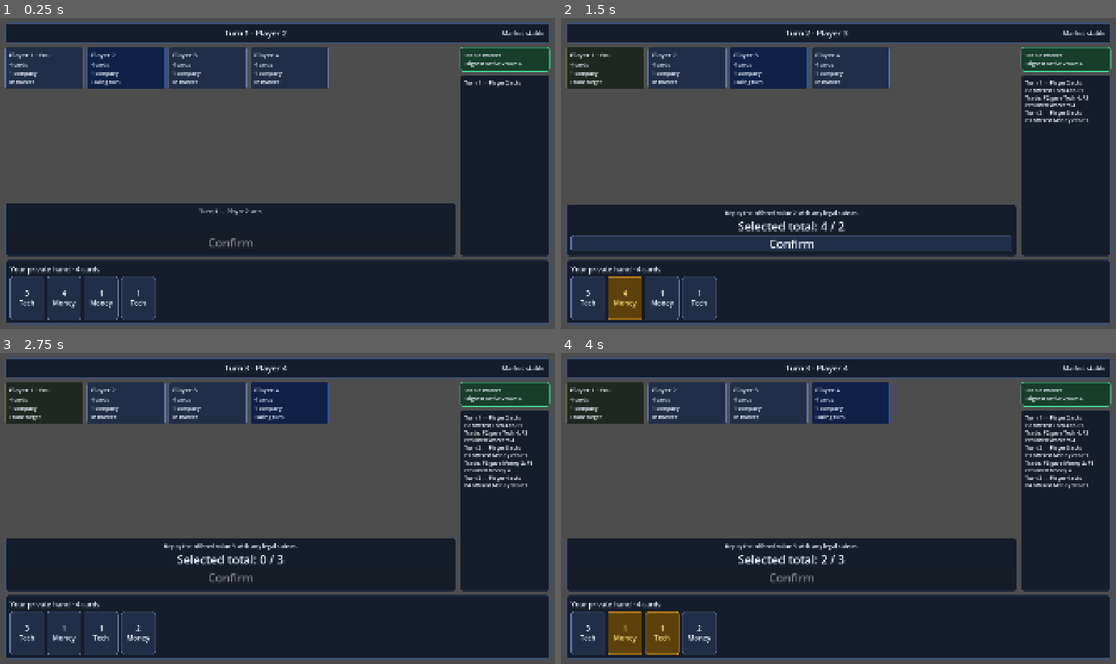
Above: before the commit, frames 1-4 (two rows, left to right).
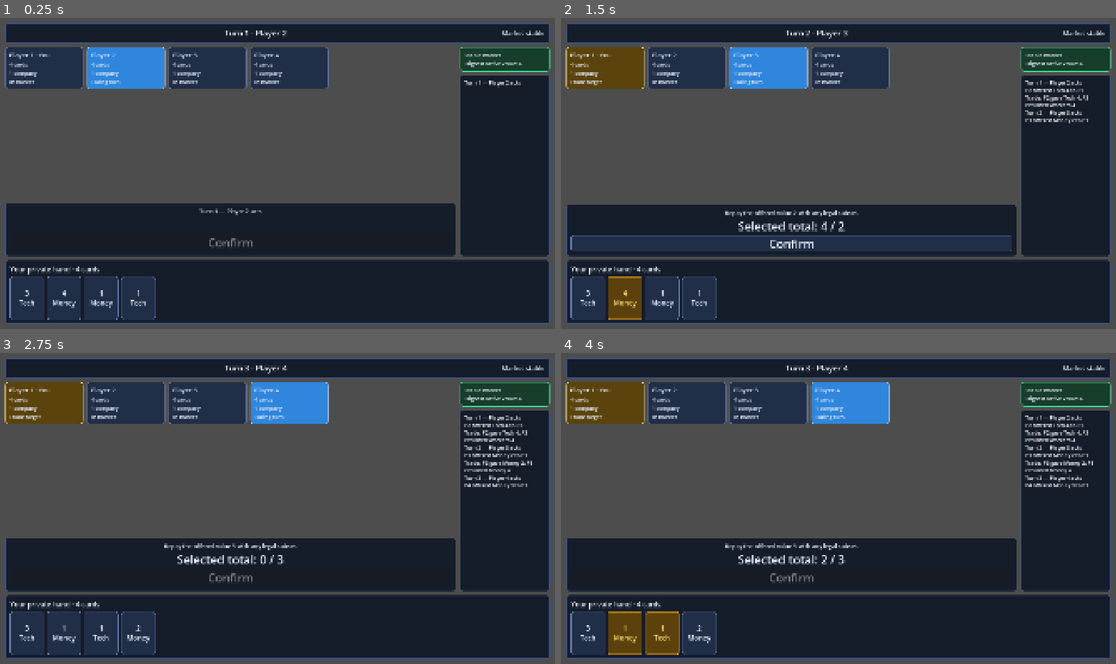
Above: after the commit, the same moments.

Repository: prelios/capitalism
Game: Godot game, scene res://game_controller.tscn
Same seed, same stepped clock (60 frames per second), same inputs: the game is played once before the commit and once after it.
Inputs:
- Up to frame 1 (0.25 s): no input
- Up to frame 2 (1.5 s): click "3 Tech" at 0.5 s; click "4 Money" at 1.25 s
- Up to frame 3 (2.75 s): click "Confirm" at 2 s
- Up to frame 4 (4 s): click "1 Money" at 2.75 s; click "1 Tech" at 3.5 s

The runs differ from the first frame. In frame 1, 2.0% of the frame differs, in the area x 0-60%, y 9-23%; in frame 2, 3.9%; in frame 3, 3.8%; in frame 4, 3.8%.

Commit message:
Use explicit colors for player seat states

Diff:
--- a/godot/tests/table_layout.gd
+++ b/godot/tests/table_layout.gd
@@ -18,7 +18,7 @@
 	_expect(seats.get_child_count() == 4, "four-seat match did not render four public seat panels")
 	_expect(hand.get_child_count() == 4, "local hand did not render the four private cards")
 	_expect(table.market_status_background().is_equal_approx(Color("173d2b")), "stable market status did not use the green style")
-	_expect((seats.get_child(0) as PlayerSeatPanel).self_modulate.is_equal_approx(Color("78b7ff")), "active player did not use the blue highlight")
+	_expect((seats.get_child(0) as PlayerSeatPanel).seat_visual_background().is_equal_approx(Color("2f86dc")), "active player did not use the explicit blue resting style")
 	_expect(!(seats.get_child(0) as PlayerSeatPanel).disabled, "inactive seat controls should not use desaturating disabled rendering")
 	controller.game.market_stable = false
 	controller.game.unstable_value = 4
--- a/godot/ui/player_seat_panel.gd
+++ b/godot/ui/player_seat_panel.gd
@@ -16,16 +16,36 @@
 	_companies.text = "%d compan%s" % [player["company_ids"].size(), "y" if player["company_ids"].size() == 1 else "ies"]
 	if !player["alive"]:
 		_state.text = "Acquired"
-		self_modulate = Color("8b93a4")
+		_apply_seat_style(Color("26303f"), Color("8b93a4"), Color("354258"))
 	elif is_target:
 		_state.text = "Trade target"
-		self_modulate = Color("f7d774")
+		_apply_seat_style(Color("5a430d"), Color("f7d774"), Color("725712"))
 	elif is_current:
 		_state.text = "Taking turn"
-		self_modulate = Color("78b7ff")
+		_apply_seat_style(Color("2f86dc"), Color("a7d1ff"), Color("4a9ff2"))
 	else:
 		_state.text = "In market"
-		self_modulate = Color.WHITE
+		_apply_seat_style(Color("212e47"), Color("617aad"), Color("2b3c5b"))
+
+
+func _apply_seat_style(background: Color, border: Color, pressed_background: Color) -> void:
+	self_modulate = Color.WHITE
+	seat_background = background
+	add_theme_stylebox_override("normal", _seat_style(background, border))
+	add_theme_stylebox_override("hover", _seat_style(background.lightened(0.1), border.lightened(0.08)))
+	add_theme_stylebox_override("pressed", _seat_style(pressed_background, border.lightened(0.12)))
+
+
+func _seat_style(background: Color, border: Color) -> StyleBoxFlat:
+	var style := StyleBoxFlat.new()
+	style.bg_color = background
+	style.border_color = border
+	style.set_border_width_all(2)
+	style.corner_radius_top_left = 10
+	style.corner_radius_top_right = 10
+	style.corner_radius_bottom_left = 10
+	style.corner_radius_bottom_right = 10
+	return style
 
 
 func set_target_selectable(selectable: bool) -> void:
@@ -40,6 +60,10 @@
 	return target_selectable
 
 
+func seat_visual_background() -> Color:
+	return seat_background
+
+
 func _pressed() -> void:
 	if target_selectable:
 		target_selected.emit(player_id)
@@ -48,3 +72,4 @@
 
 var player_id := -1
 var target_selectable := false
+var seat_background := Color.TRANSPARENT
